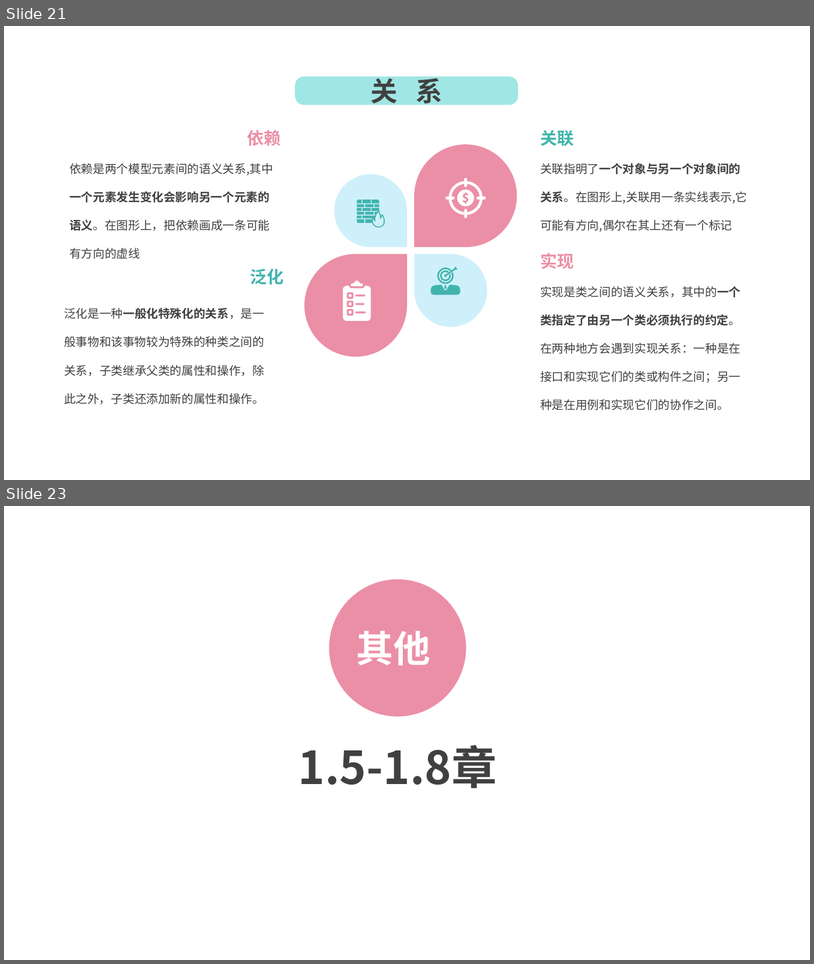
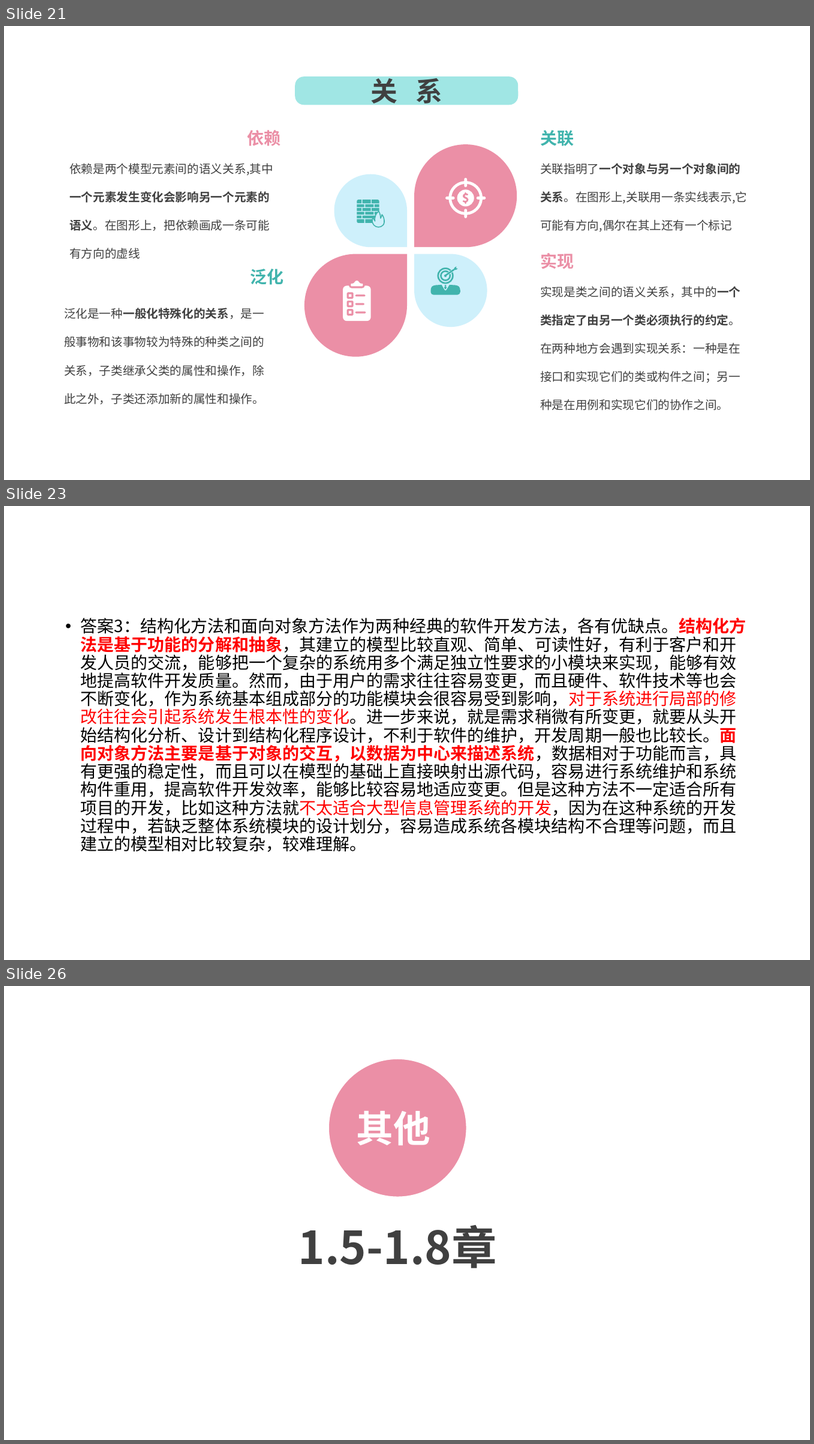
Before and after one commit to lenovo-wu/G016ZUCC-SRA2022, a slide deck: 翻转课堂/翻转课堂.pptx. Shown one above the other, each under a label of ours: slides 21 and 23 before the commit, slides 21, 23 and 26 after it; the slides between them are not shown. The pictures are 814x964 and 814x1444 pixels, drawn with LibreOffice and Linux fonts; fonts in the diff are those of the drawing; background and template pictures are left out. Boxes give left, top, right and bottom in pixels: in the first picture for what was removed or moved away, otherwise in the second. Text is boxed around its words. In the diff, an @@ line names an element or a change of style, - is before the commit and + after.

```diff
--- a/翻转课堂/翻转课堂.pptx
+++ b/翻转课堂/翻转课堂.pptx
@@ slide 23 added at box(4, 506, 810, 960), background picture (left out) @@
@@ text added at box(81, 618, 747, 852), 20 pt, text #000000 @@
+• 答案3：结构化方法和面向对象方法作为两种经典的软件开发方法，各有优缺点。结构化方法是基于功能的分解和抽象，其建立的模型比较直观、简单、可读性好，有利于客户和开发人员的交流，能够把一个复杂的系统用多个满足独立性要求的小模块来实现，能够有效地提高软件开发质量。然而，由于用户的需求往往容易变更，而且硬件、软件技术等也会不断变化，作为系统基本组成部分的功能模块会很容易受到影响，对于系统进行局部的修改往往会引起系统发生根本性的变化。进一步来说，就是需求稍微有所变更，就要从头开始结构化分析、设计到结构化程序设计，不利于软件的维护，开发周期一般也比较长。面向对象方法主要是基于对象的交互，以数据为中心来描述系统，数据相对于功能而言，具有更强的稳定性，而且可以在模型的基础上直接映射出源代码，容易进行系统维护和系统构件重用，提高软件开发效率，能够比较容易地适应变更。但是这种方法不一定适合所有项目的开发，比如这种方法就不太适合大型信息管理系统的开发，因为在这种系统的开发过程中，若缺乏整体系统模块的设计划分，容易造成系统各模块结构不合理等问题，而且建立的模型相对比较复杂，较难理解。
@@ what was slide 23 is now slide 26 @@
```
Also in this commit, not shown: 3 slides changed, 2 other slides added.
